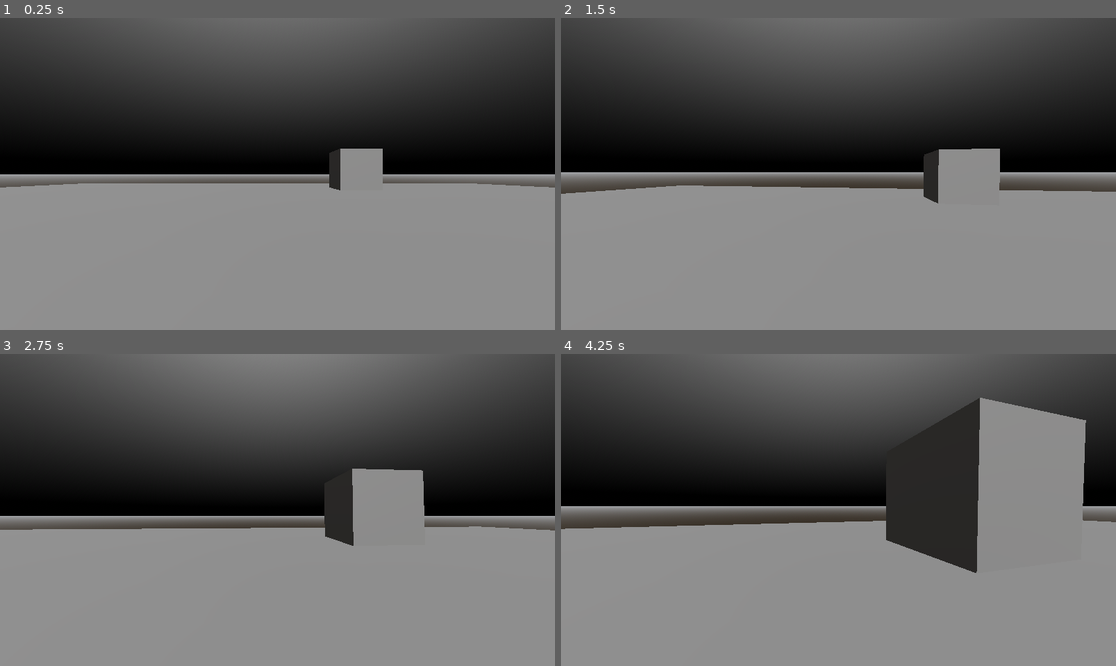
Above: before the commit, frames 1-4 (two rows, left to right).
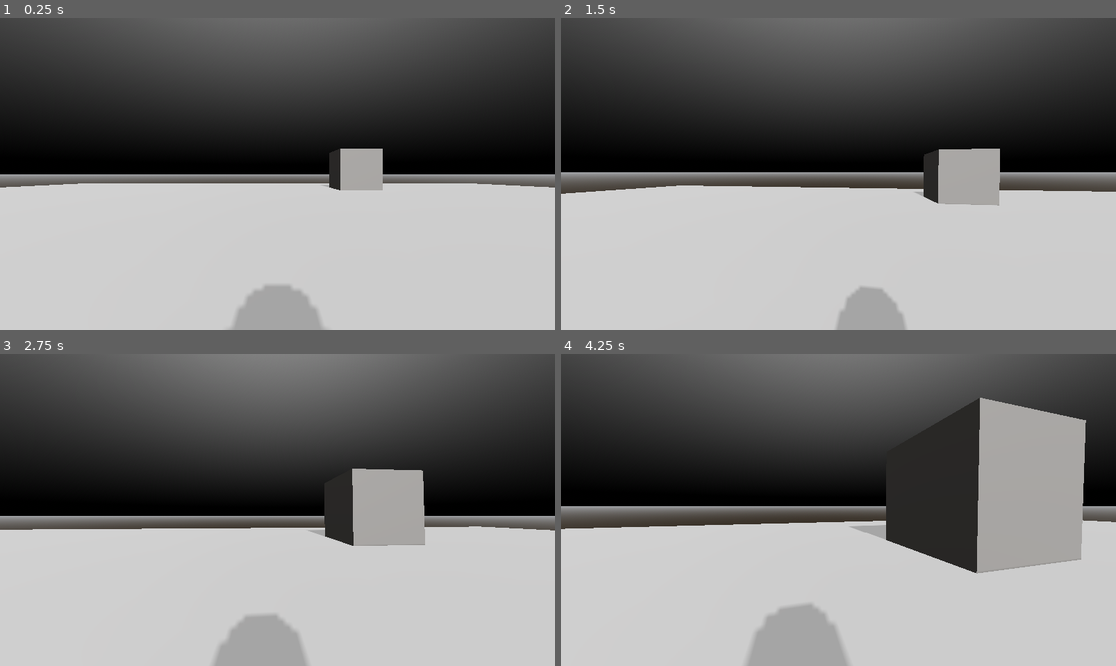
Above: after the commit, the same moments.

Repository: ROKAMETISM/3DPractice1
Game: Godot game, scene res://Scenes/world.tscn
Same seed, same stepped clock (60 frames per second), same inputs: the game is played once before the commit and once after it.
Inputs (mouse positions are in pixels of both pictures, inside the frame that each line leads up to):
- Up to frame 1 (0.25 s): no input
- Up to frame 2 (1.5 s): move the mouse to (866, 174) at 0.52 s; hold Shift (sprint) 0.53-1.28 s; hold W (move_forward) from 0.53 s (still down); tap Space (jump) at 0.77 s; move the mouse to (810, 174) at 1.27 s; tap Shift (sprint) at 1.35 s
- Up to frame 3 (2.75 s): keep holding W (move_forward); tap Space (jump) at 1.52 s; move the mouse to (288, 503) at 2.02 s; hold Shift (sprint) from 2.03 s (still down)
- Up to frame 4 (4.25 s): keep holding W (move_forward); move the mouse to (832, 516) at 2.77 s; release Shift (sprint) at 2.78 s; tap Shift (sprint) at 2.85 s; tap Space (jump) at 3.02, 3.77 s; move the mouse to (877, 513) at 3.52 s; hold Shift (sprint) from 3.53 s (still down)

The runs differ from the first frame. In frame 1, 46% of the frame differs, in the area x 0-100%, y 41-100%; in frame 2, 45%; in frame 3, 44%; in frame 4, 48%, in the area x 0-100%, y 14-100%.

Commit message:
Implement Shadow

Diff:
--- a/Scenes/world.tscn
+++ b/Scenes/world.tscn
@@ -30,6 +30,9 @@
 
 [node name="DirectionalLight3D" type="DirectionalLight3D" parent="."]
 transform = Transform3D(1, 0, 0, 0, 0.8213882, 0.57036954, 0, -0.57036954, 0.8213882, 0, 34.07879, 0)
+shadow_enabled = true
+shadow_opacity = 0.59
+shadow_blur = 2.475
 
 [node name="CSGBox3D2" type="CSGBox3D" parent="."]
 transform = Transform3D(1, 0, 0, 0, 1, 0, 0, 0, 1, 8, 2, -21)
